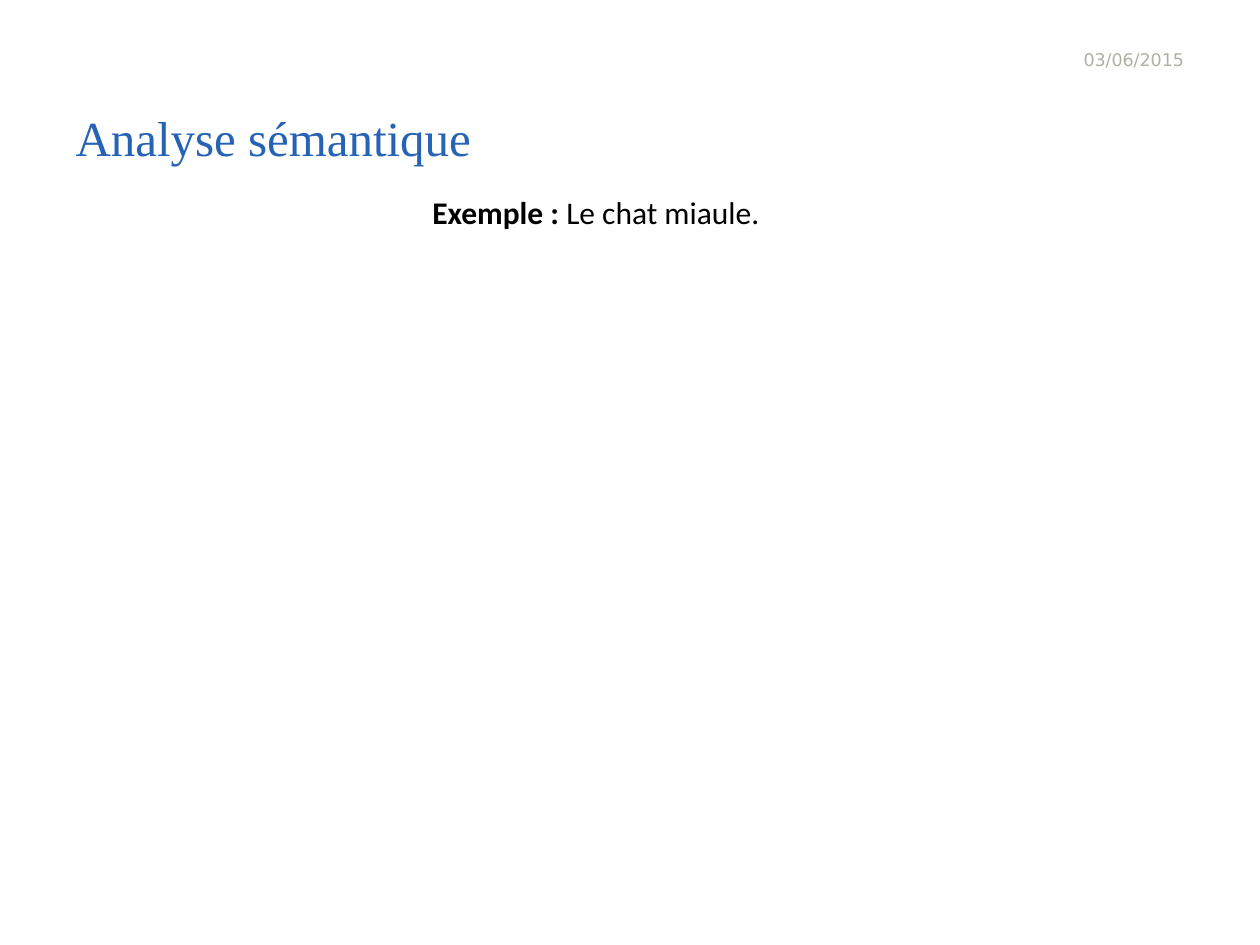
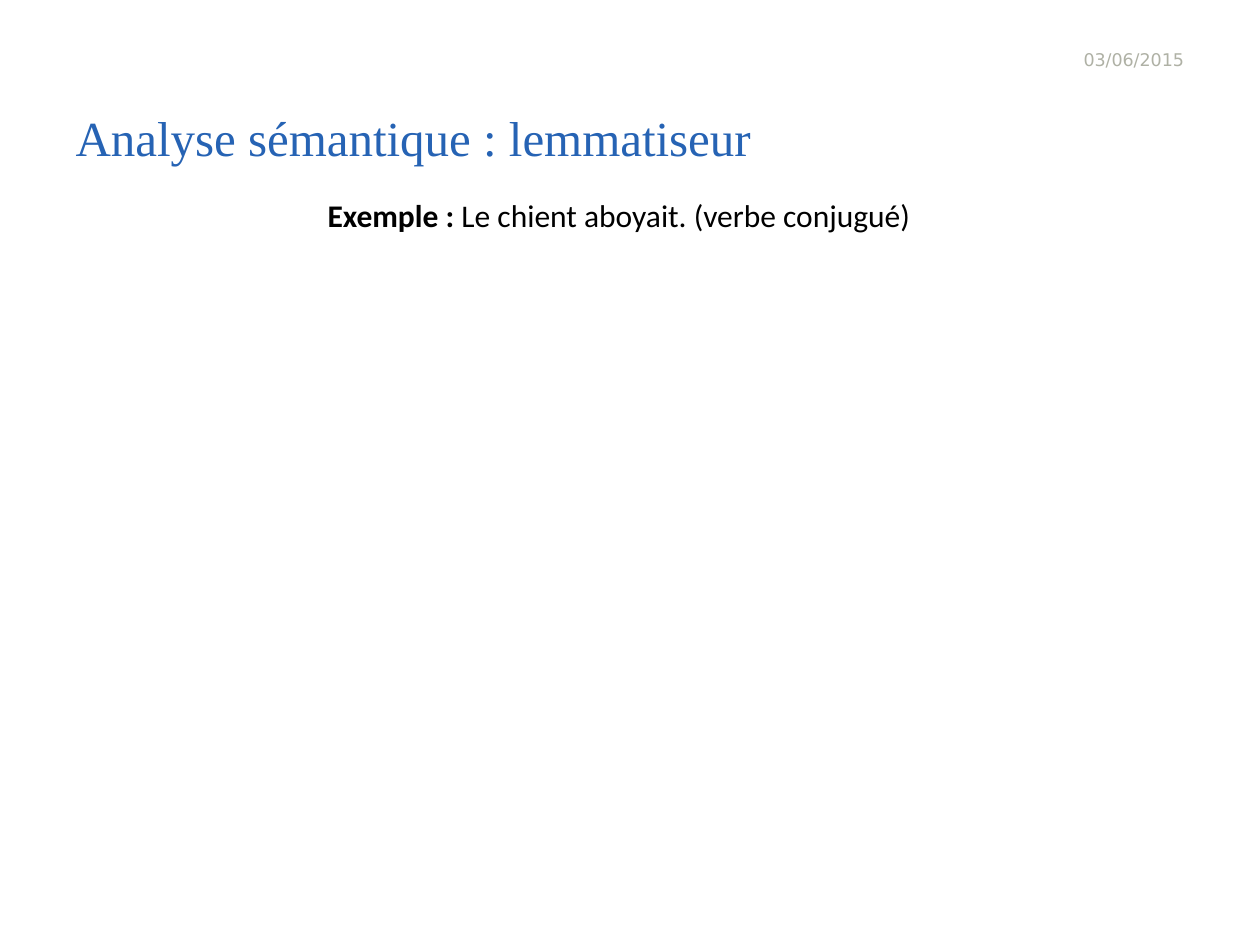
Before and after one commit to patty08/ProjetTER, a slide deck: slide 14 of Presentation_TER.pptx (slide 13 before the commit). Drawn at 1260x945 pixels with LibreOffice and Linux fonts; fonts in the diff are those of the drawing; background and template pictures are left out. Boxes give left, top, right and bottom in pixels: in the first picture for what was removed or moved away, otherwise in the second. Text is boxed around its words. In the diff, an @@ line names an element or a change of style, - is before the commit and + after.

```diff
--- a/Presentation_TER.pptx
+++ b/Presentation_TER.pptx
@@ title at (x1=76, y1=122, x2=751, y2=166): text changed @@
-Analyse sémantique
+Analyse sémantique : lemmatiseur
@@ text at (x1=328, y1=204, x2=910, y2=233): text changed @@
-Exemple : Le chat miaule.
+Exemple : Le chient aboyait. (verbe conjugué)
```
Also in this commit, not shown: 11 other slides changed, 1 slide added, 2 other files.
